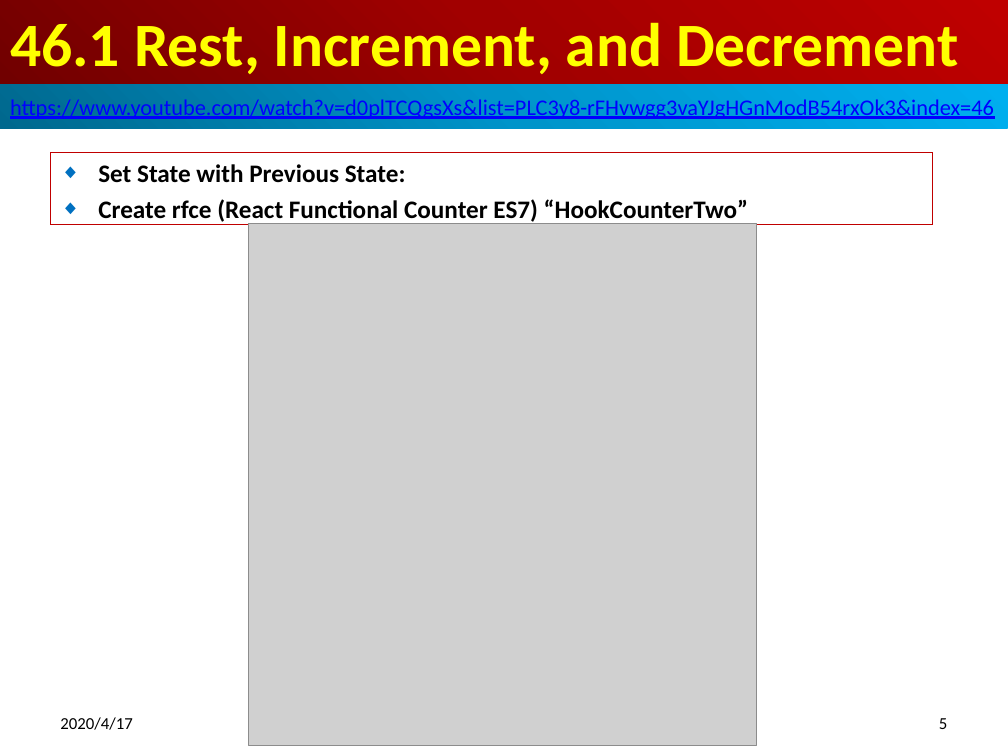
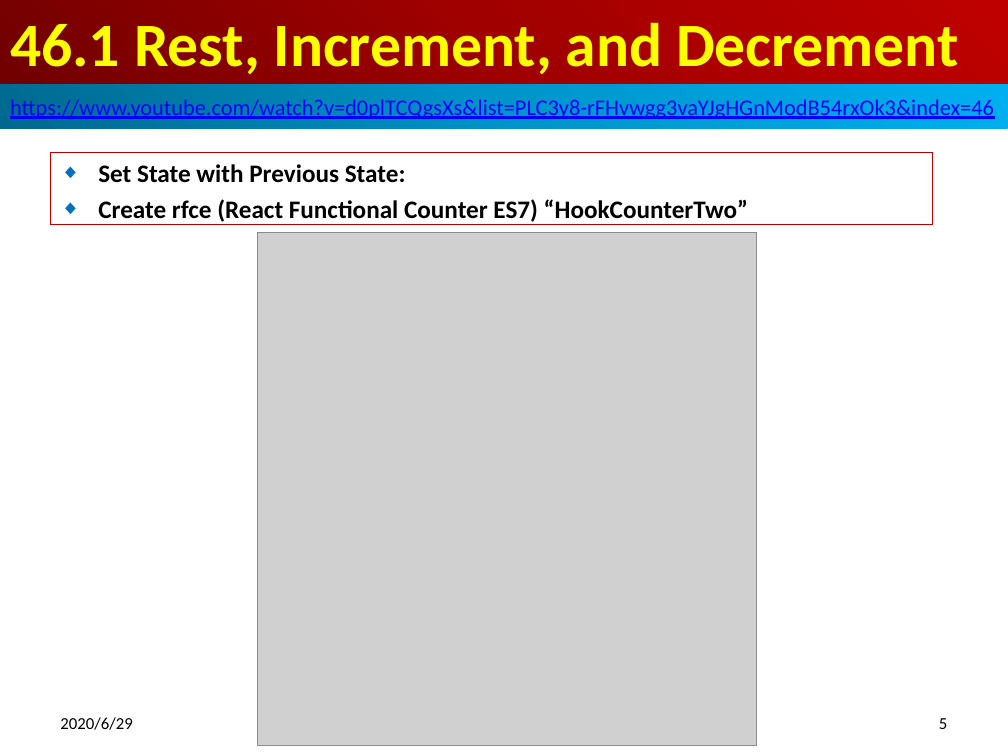
Before and after one commit to peterhchen/800-React-Hook, a slide deck: slide 5 of 46_useStatePrevState.pptx. Drawn at 1008x756 pixels with LibreOffice and Linux fonts; fonts in the diff are those of the drawing; grey boxes stand for pictures. Boxes give left, top, right and bottom in pixels: in the first picture for what was removed or moved away, otherwise in the second. Text is boxed around its words. In the diff, an @@ line names an element or a change of style, - is before the commit and + after.

```diff
--- a/46_useStatePrevState.pptx
+++ b/46_useStatePrevState.pptx
@@ picture: place and size @@
-picture at [249, 224, 757, 746]
+picture at [258, 233, 757, 745]
@@ text at [60, 717, 132, 730]: text changed @@
-2020/4/17
+2020/6/29
```
Also in this commit, not shown: 13 other slides changed, 2 slides added.
